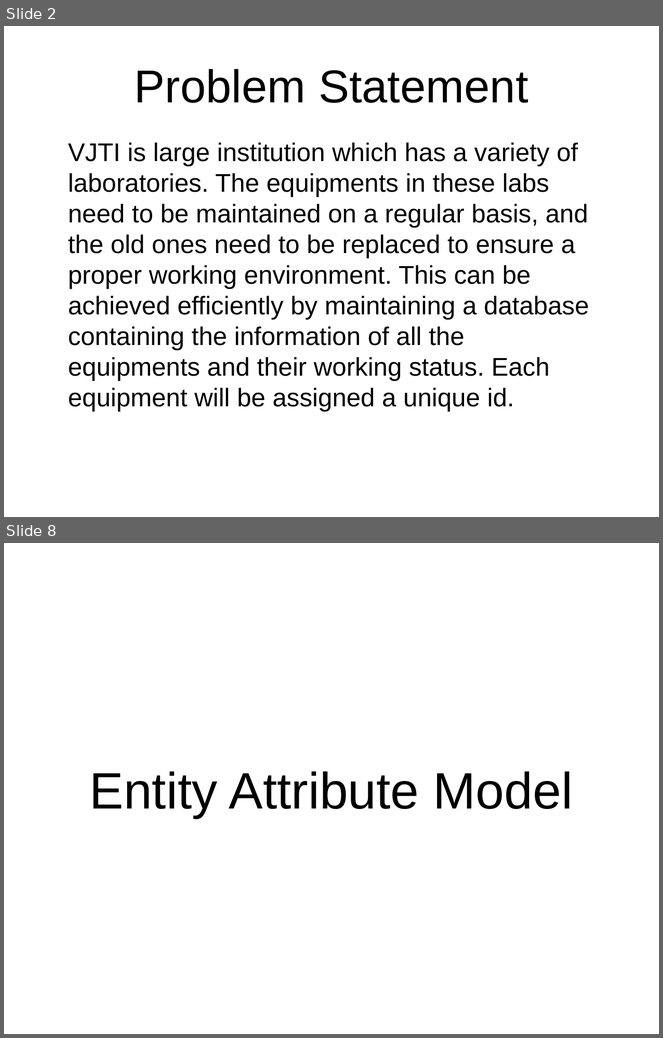
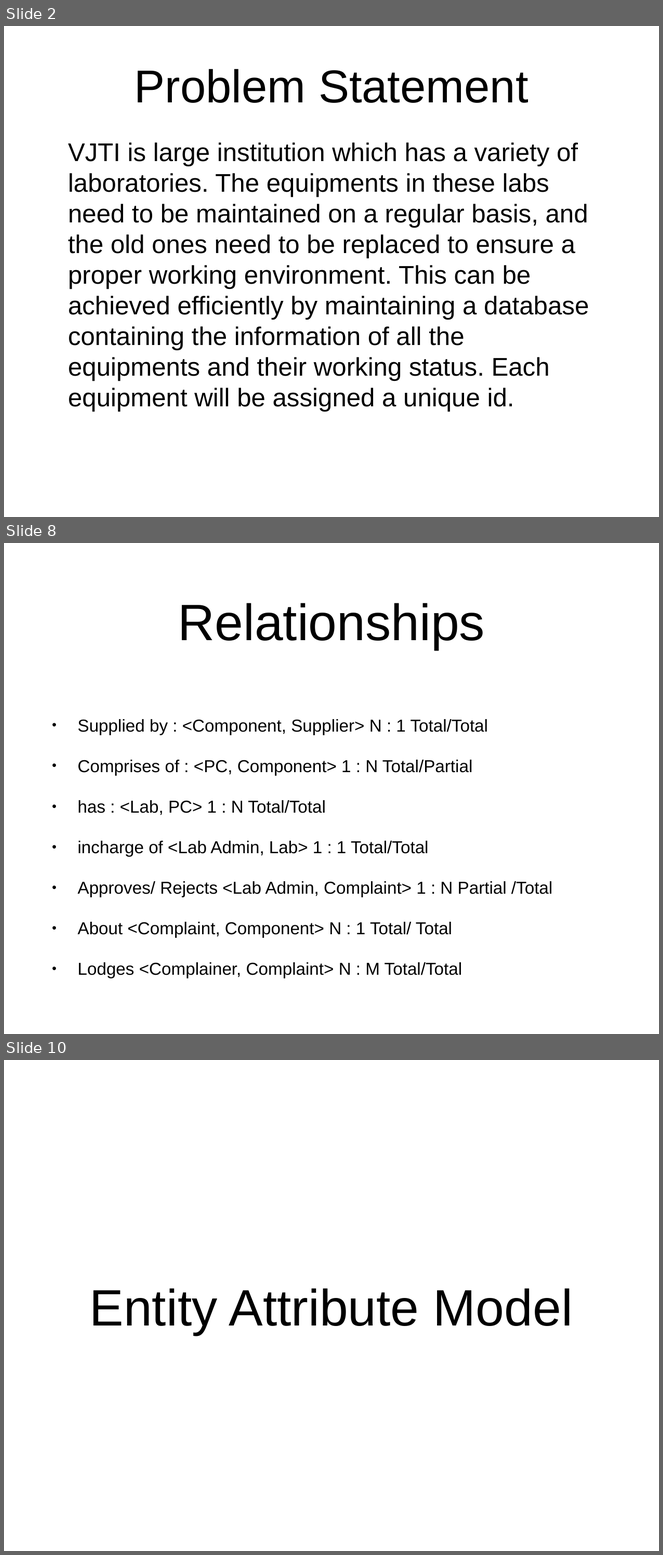
Before and after one commit to SanketSKasar/VJTI-DBA-Project, a slide deck: ProjectDetails/Presentation.pptx. Shown one above the other, each under a label of ours: slides 2 and 8 before the commit, slides 2, 8 and 10 after it; the slides between them are not shown. The pictures are 663x1038 and 663x1555 pixels, drawn with LibreOffice and Linux fonts; fonts in the diff are those of the drawing. Boxes give left, top, right and bottom in pixels: in the first picture for what was removed or moved away, otherwise in the second. Text is boxed around its words. In the diff, an @@ line names an element or a change of style, - is before the commit and + after.

Commit message:
assumptions and relationships added

```diff
--- a/ProjectDetails/Presentation.pptx
+++ b/ProjectDetails/Presentation.pptx
@@ slide 8 added at box(4, 543, 659, 1034), background #FFFFFF @@
@@ title added at box(178, 603, 485, 650), 80 pt, text #000000 @@
+Relationships
@@ text added at box(78, 719, 553, 979), 27 pt, text #000000 @@
+• Supplied by : <Component, Supplier> N : 1 Total/Total
+• Comprises of : <PC, Component> 1 : N Total/Partial
+• has : <Lab, PC> 1 : N Total/Total
+• incharge of <Lab Admin, Lab> 1 : 1 Total/Total
+• Approves/ Rejects <Lab Admin, Complaint> 1 : N Partial /Total
+• About <Complaint, Component> N : 1 Total/ Total
+• Lodges <Complainer, Complaint> N : M Total/Total
@@ what was slide 8 is now slide 10 @@
```
Also in this commit, not shown: 8 slides changed, 1 other slide added, 1 other file.
